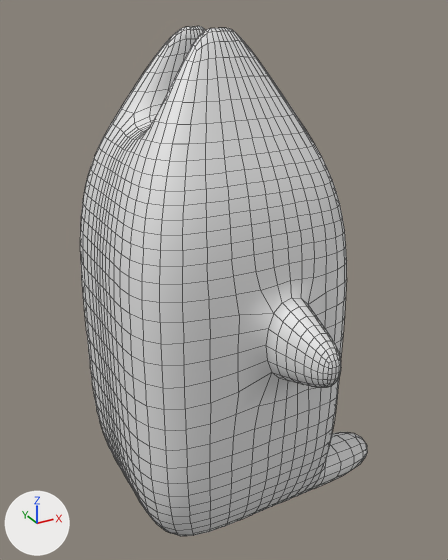
Before and after pictures for a commit that changed the Blender file Concepts/Pawns/Mupp.blend.
One viewpoint serves both versions: a 50 mm camera at (-2.37, -4.65, 1.88) aimed at (0.22, 0.06, -0.47). Every picture has the same lights, and +X, +Y and +Z are marked at lower left. Mesh edges are drawn as thin lines.

Script lines for the objects in view, before the commit:
```python
me_cube = bpy.data.meshes.new('Cube')
me_cube.from_pydata(...)  # 164 vertices, 162 faces; spans x -1.0..1.81, y -1.62..1.59, z -2.74..1.77
me_cube.polygons.foreach_set('use_smooth', [True] * 162)
me_cube.materials.append(mat_material)  # white #e7e7e7
# before: 5 (-1.0, 1.0, -1.0), 7 (-1.0, -1.0, -1.0), 20 (-1.0, 0.0, -1.0), 30 (-1.0, -0.27, -1.0), 45 (-1.0, 0.26, -1.0)
ob_mupp = bpy.data.objects.new('Mupp', me_cube)
ob_mupp.location = (0.0, 0.0, 0.0)
_m = ob_mupp.modifiers.new('Subdivision', 'SUBSURF')
```
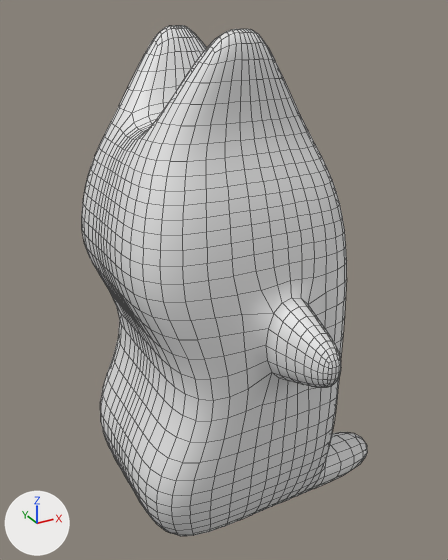
Boxes [x1, y1, x2, y2] around the edits, measured in the pictures (448 x 560 px; the box of a moved part takes in the faces that stretch with it):
'Mupp', reshaped
    before: [80, 26, 367, 536]
    after: [82, 26, 367, 536]
part 1 of me_cube, moved or reshaped
    before: [122, 26, 295, 124]
    after: [119, 26, 300, 126]
part 2 of me_cube, moved or reshaped
    before: [81, 262, 274, 484]
    after: [94, 265, 274, 481]

Edits to the bpy script that builds the scene:
```text
Change me_cube:
    where me_cube.from_pydata(...)  # 164 vertices, 162 faces; spans x -1.0..1.81, y -1.62..1.59, z -2.74..1.77
    used by ob_mupp; location = (0.0, 0.0, 0.0)
    me_cube part 1: all 16 vertices in x -0.15..0.15, y -0.27..0.26, z 1.77 are scaled about their middle by (1, 2.61, 1)
    me_cube part 2
    add for i in [5, 7, 20, 30, 45]: me_cube.vertices[i].co += Vector((0.54, 0.0, 0.0))
```
